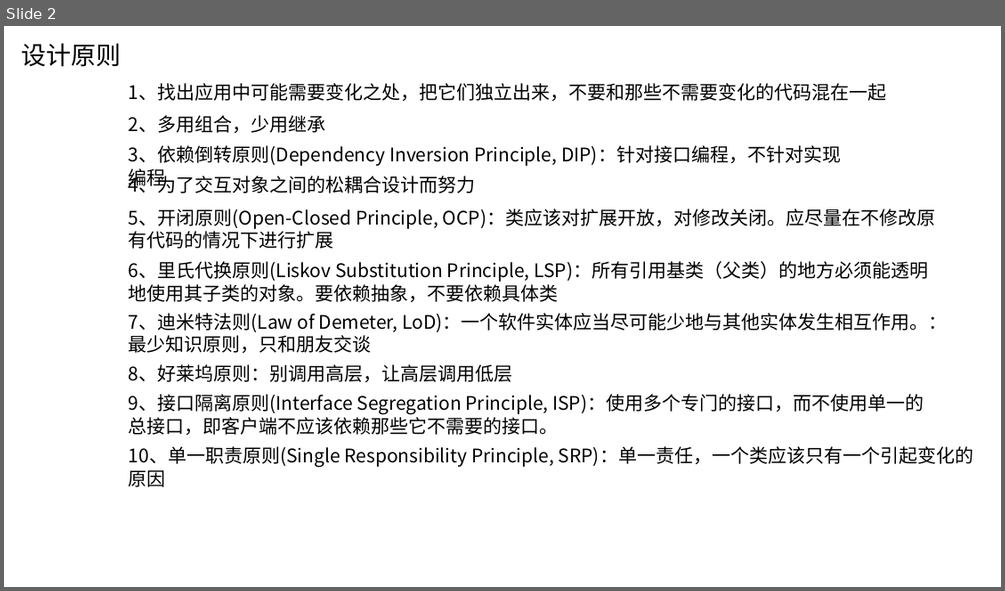
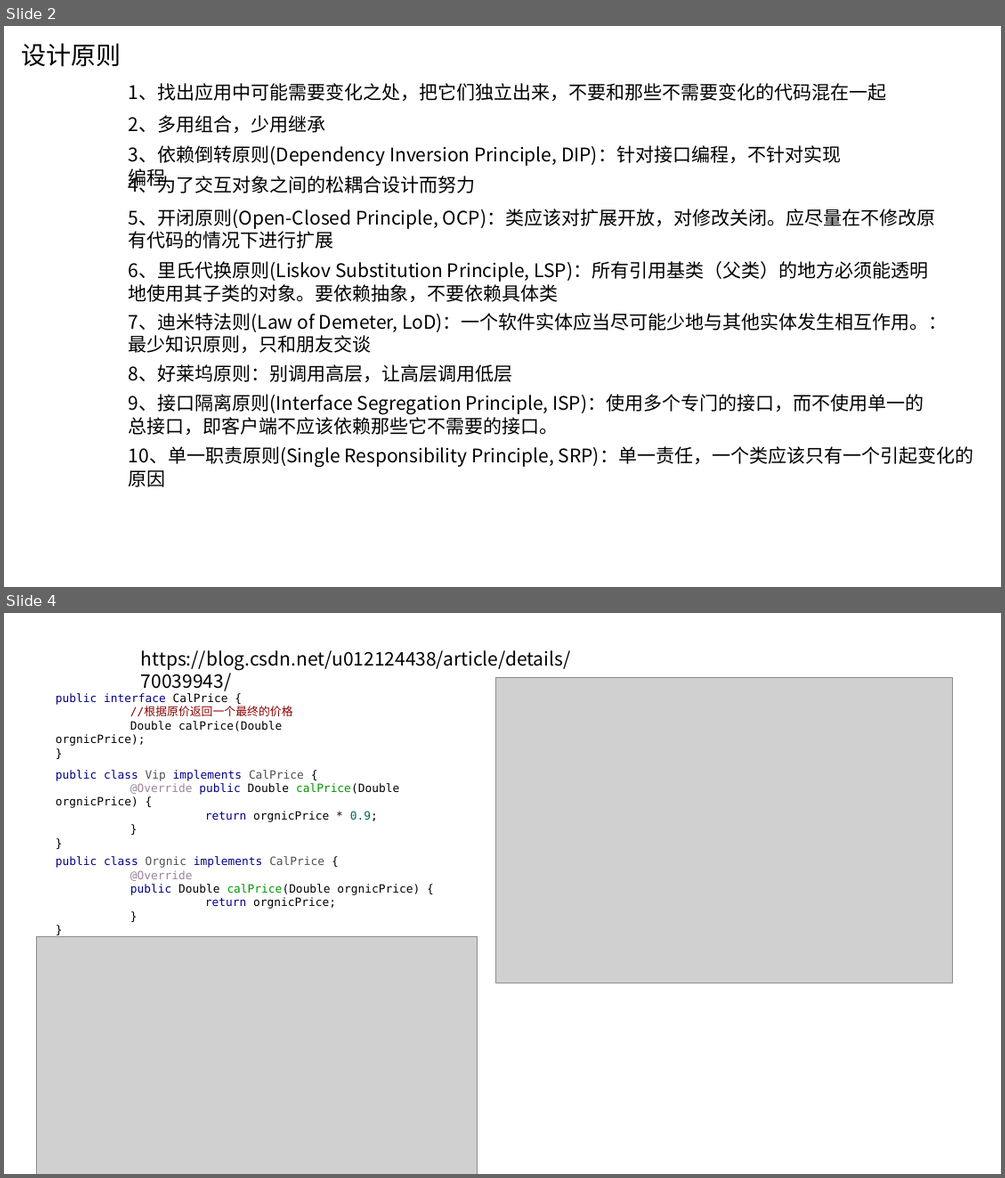
Before and after one commit to wscncxy/saiDOC, a slide deck: 设计模式1-beta.pptx. Shown one above the other, each under a label of ours: slide 2 before the commit, slides 2 and 4 after it; the slides between them are not shown. The pictures are 1005x591 and 1005x1178 pixels, drawn with LibreOffice and Linux fonts; fonts in the diff are those of the drawing; grey boxes stand for pictures; background and template pictures are left out. Boxes give left, top, right and bottom in pixels: in the first picture for what was removed or moved away, otherwise in the second. Text is boxed around its words. In the diff, an @@ line names an element or a change of style, - is before the commit and + after.

```diff
--- a/设计模式1-beta.pptx
+++ b/设计模式1-beta.pptx
@@ slide 4 added at (x1=4, y1=613, x2=1001, y2=1174), background picture (left out) @@
@@ text added at (x1=141, y1=650, x2=570, y2=691), 18 pt, text #000000 @@
+https://blog.csdn.net/u012124438/article/details/70039943/
@@ picture added at (x1=496, y1=677, x2=953, y2=982) @@
@@ text added at (x1=56, y1=693, x2=293, y2=746), 11 pt, text #000000 @@
+public interface CalPrice {
+//根据原价返回一个最终的价格
+Double calPrice(Double orgnicPrice);
+}
@@ text added at (x1=56, y1=770, x2=399, y2=822), 11 pt, text #000000 @@
+public class Vip implements CalPrice {
+@Override public Double calPrice(Double orgnicPrice) {
+return orgnicPrice * 0.9;
+}
+}
@@ text added at (x1=56, y1=856, x2=420, y2=908), 11 pt, text #000000 @@
+public class Orgnic implements CalPrice {
+@Override
+public Double calPrice(Double orgnicPrice) {
+return orgnicPrice;
+}
+}
@@ picture added at (x1=36, y1=937, x2=477, y2=1174) @@
```
Also in this commit, not shown: 3 other slides added, 4 slides removed, 2 other files.
